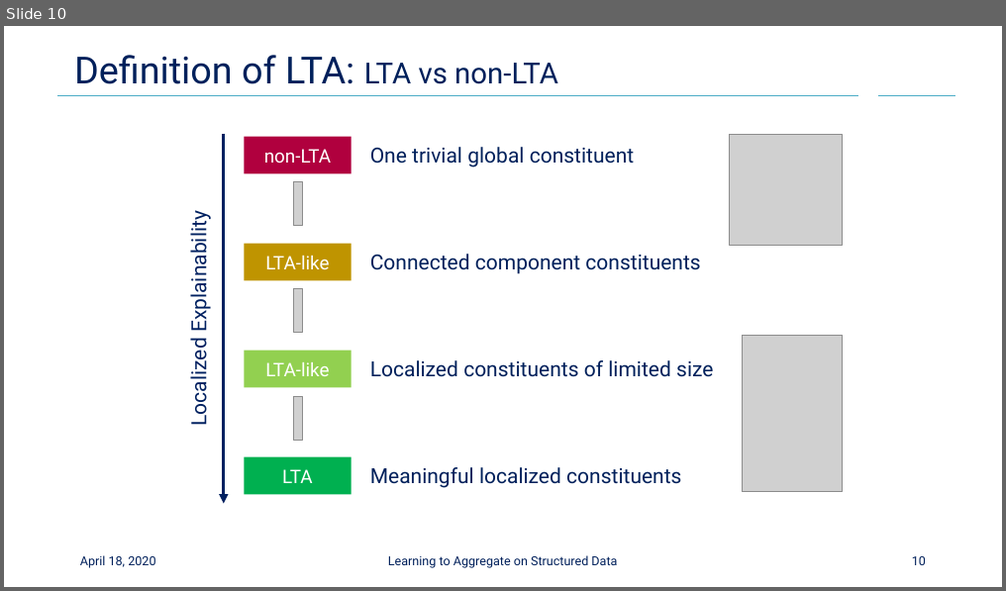
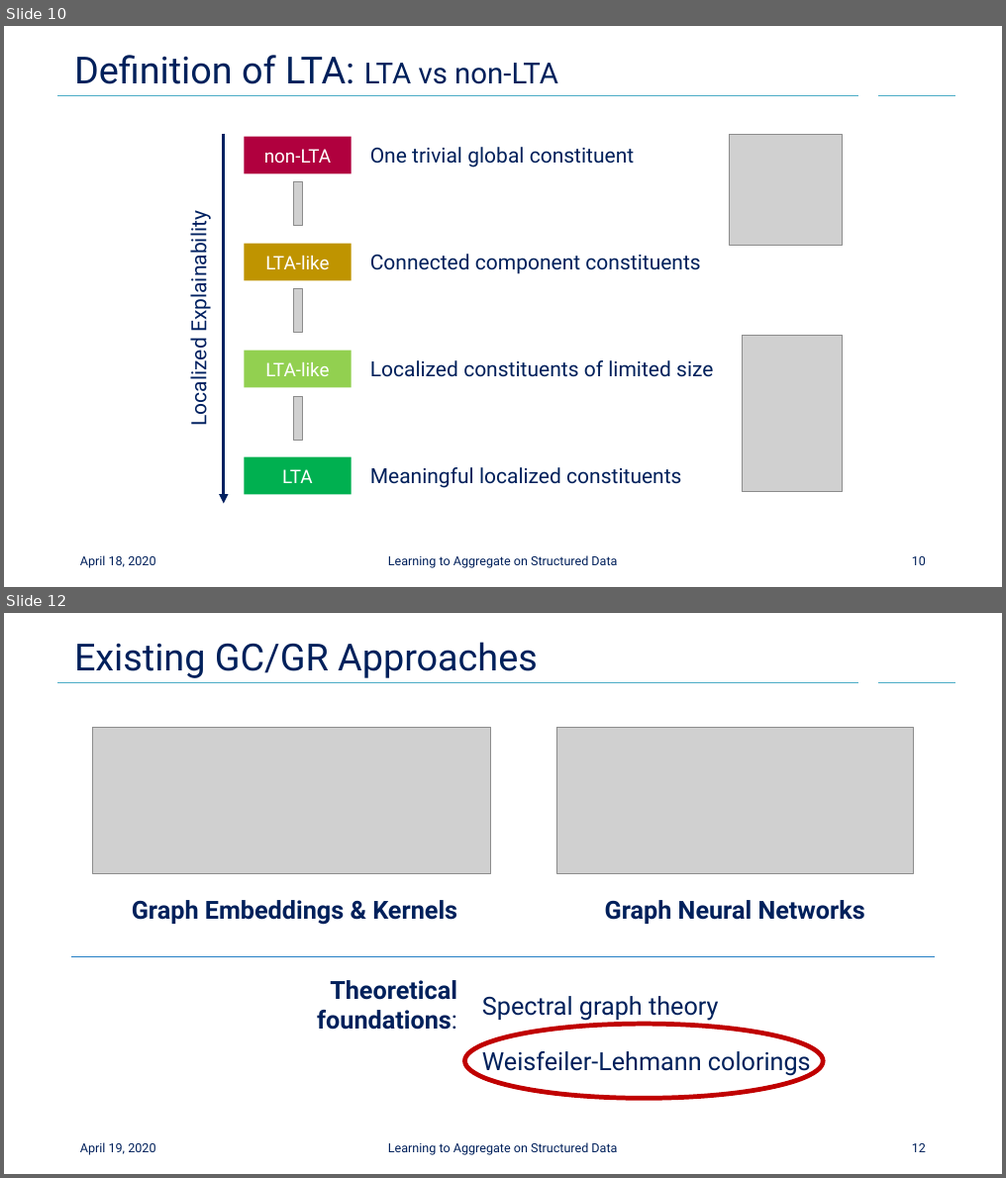
Before and after one commit to Cortys/master-thesis, a slide deck: presentation/final/final_presentation.pptx. Shown one above the other, each under a label of ours: slide 10 before the commit, slides 10 and 12 after it; the slides between them are not shown. The pictures are 1006x591 and 1006x1178 pixels, drawn with LibreOffice and Linux fonts; fonts in the diff are those of the drawing; grey boxes stand for pictures; background and template pictures are left out. Boxes give left, top, right and bottom in pixels: in the first picture for what was removed or moved away, otherwise in the second. Text is boxed around its words. In the diff, an @@ line names an element or a change of style, - is before the commit and + after.

```diff
--- a/presentation/final/final_presentation.pptx
+++ b/presentation/final/final_presentation.pptx
@@ slide 12 added at (4, 613, 1002, 1174), background #FFFFFF; not listed: 2 template elements that a slide beside it also shows @@
@@ title added at (74, 642, 538, 678), 36 pt, text #00205B @@
+Existing GC/GR Approaches
@@ picture added at (92, 727, 491, 873) @@
@@ picture added at (556, 727, 914, 873) @@
@@ text added at (132, 900, 457, 925), 24 pt, text #00205B, bold @@
+Graph Embeddings & Kernels
@@ text added at (605, 900, 865, 924), 24 pt, text #00205B, bold @@
+Graph Neural Networks
@@ line added from (71, 957) to (936, 957), #247EC4 0.5 pt @@
@@ text added at (317, 980, 457, 1030), 24 pt, text #00205B, bold @@
+Theoretical foundations:
@@ text added at (482, 996, 811, 1076), 24 pt, text #00205B @@
+Spectral graph theory
+Weisfeiler-Lehmann colorings
@@ ellipse added at (465, 1024, 823, 1099), outline #C00000 4.5 pt @@
@@ text added at (80, 1143, 155, 1156), 12 pt, text #00205B @@
+April 19, 2020
@@ text added at (388, 1143, 617, 1156), 12 pt, text #00205B @@
+Learning to Aggregate on Structured Data
@@ page number added at (912, 1144, 926, 1153), 12 pt, text #00205B @@
+12
```
Also in this commit, not shown: 2 slides changed, 11 other slides added, 13 other files.
